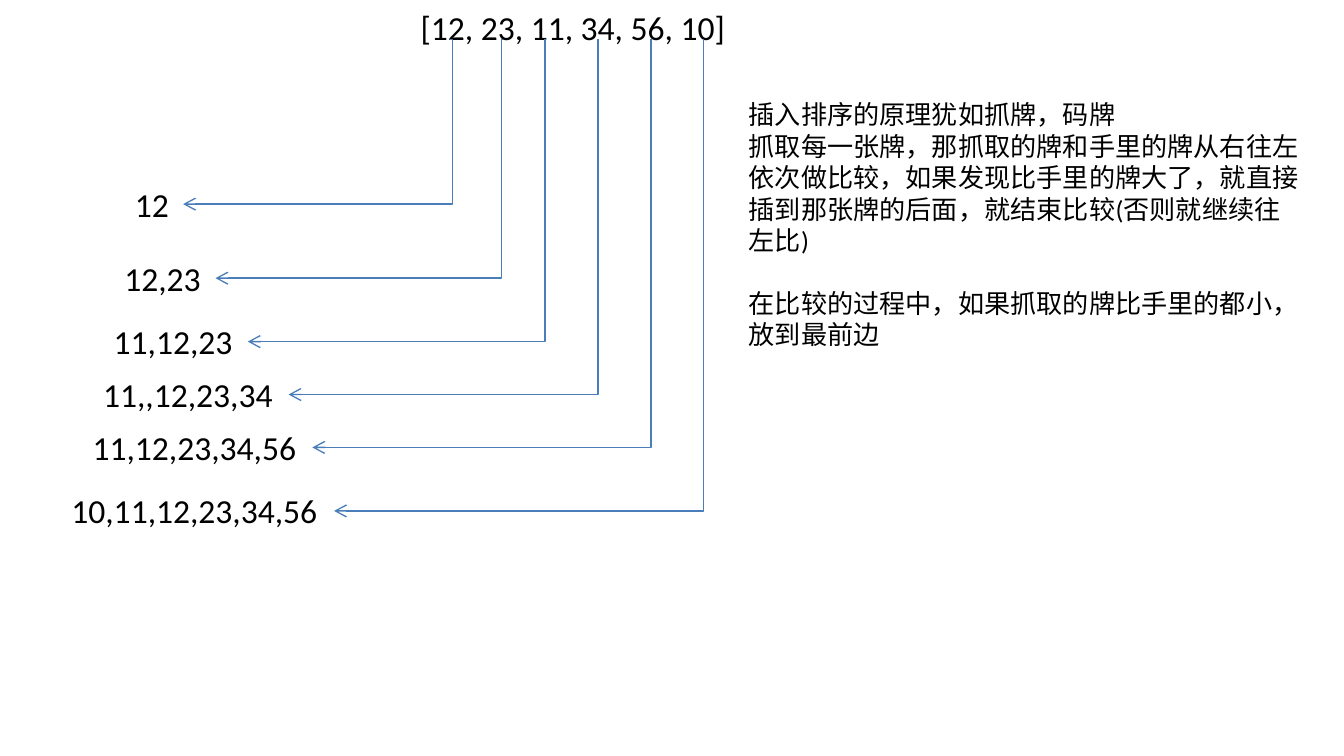
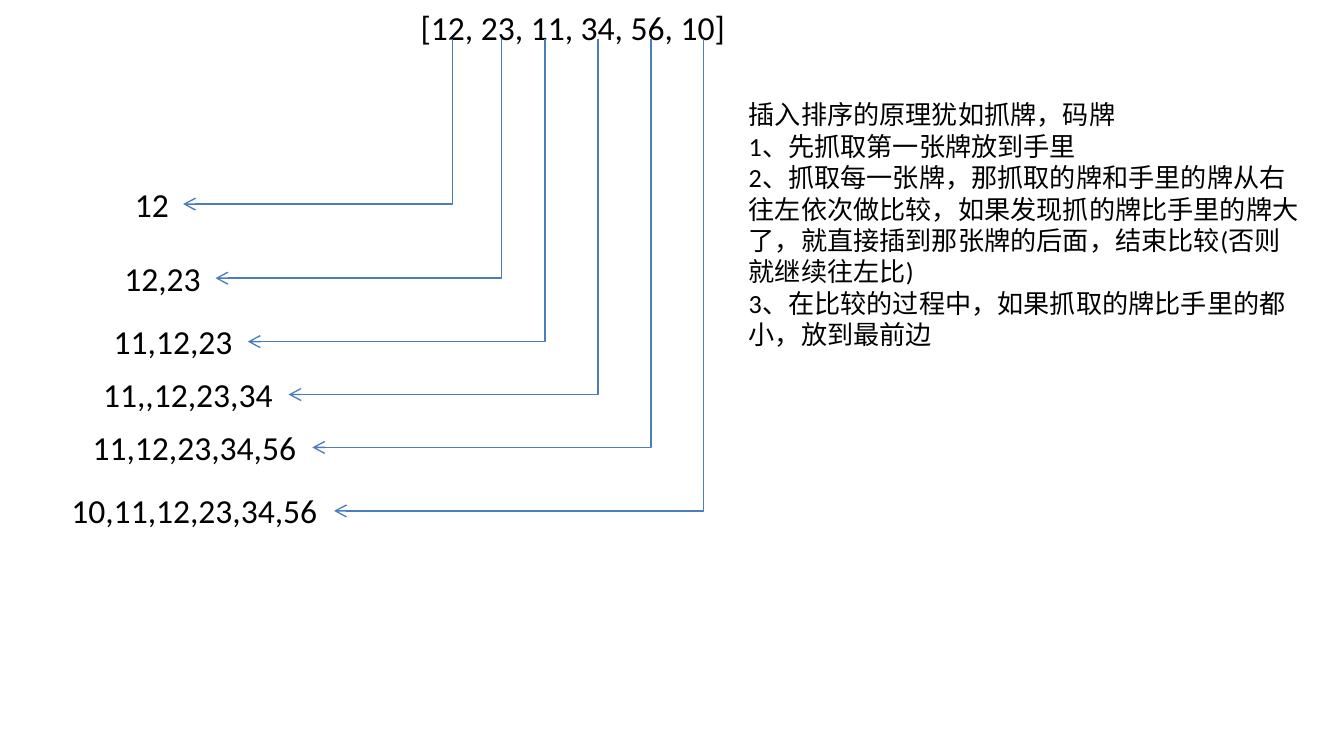
Before and after one commit to gujiazhongjiezhe/2019-13-jsrbs, a slide deck: slide 1 of 1、免费课/第二周/3、免费课第八天/插入排序.pptx. Drawn at 1344x756 pixels with LibreOffice and Linux fonts; fonts in the diff are those of the drawing. Boxes give left, top, right and bottom in pixels: in the first picture for what was removed or moved away, otherwise in the second. Text is boxed around its words. In the diff, an @@ line names an element or a change of style, - is before the commit and + after.

Commit message:
第三周第一天

```diff
--- a/1、免费课/第二周/3、免费课第八天/插入排序.pptx
+++ b/1、免费课/第二周/3、免费课第八天/插入排序.pptx
@@ text at (x1=749, y1=134, x2=1299, y2=347): text changed @@
-抓取每一张牌，那抓取的牌和手里的牌从右往左依次做比较，如果发现比手里的牌大了，就直接插到那张牌的后面，就结束比较(否则就继续往左比)
-在比较的过程中，如果抓取的牌比手里的都小，放到最前边
+1、先抓取第一张牌放到手里
+2、抓取每一张牌，那抓取的牌和手里的牌从右往左依次做比较，如果发现抓的牌比手里的牌大了，就直接插到那张牌的后面，结束比较(否则就继续往左比)
+3、在比较的过程中，如果抓取的牌比手里的都小，放到最前边
```
Also in this commit, not shown: 35 other files.
